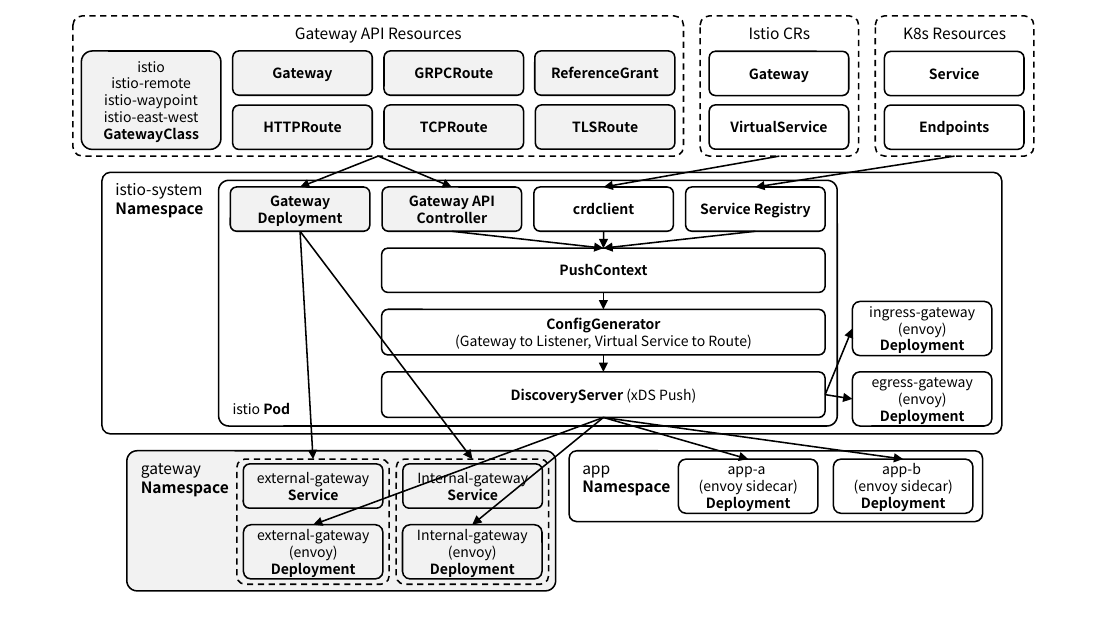
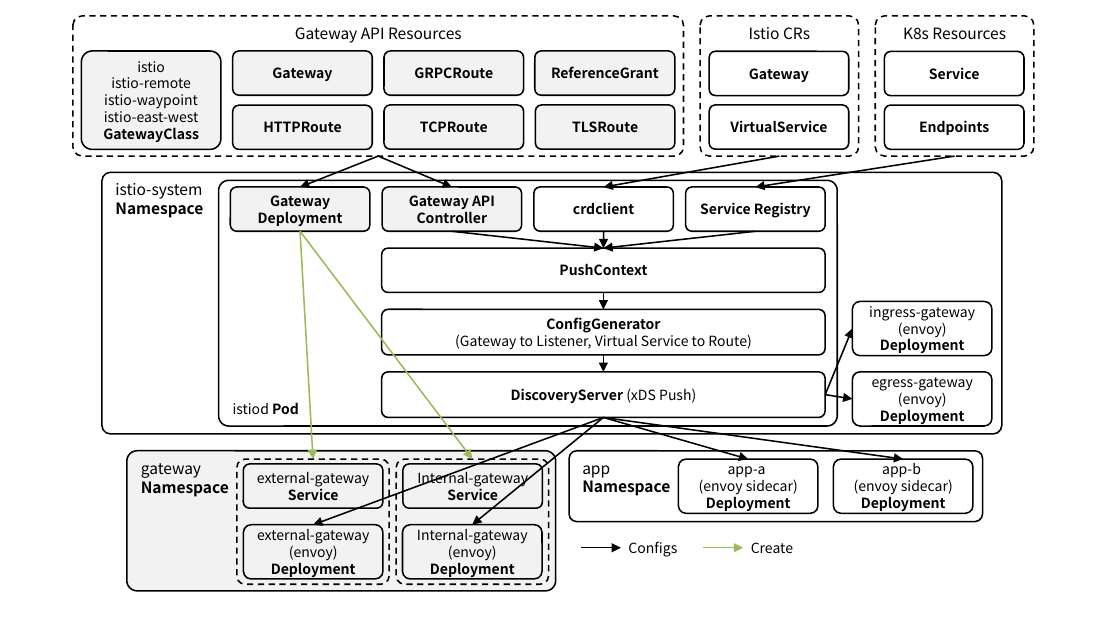
Before and after one commit to ssup2/blog-software, a slide deck: slide 1 of content/docs/theory-analysis/istio-gateway-api/images/images.pptx. Drawn at 1120x630 pixels with LibreOffice and Linux fonts; fonts in the diff are those of the drawing. Boxes give left, top, right and bottom in pixels: in the first picture for what was removed or moved away, otherwise in the second. Text is boxed around its words. In the diff, an @@ line names an element or a change of style, - is before the commit and + after.

Commit message:
Restructure Istio Gateway API post and add ingress gateway attach case
- Remove remote gateway registration and Ambient Mode Waypoint sections
- Rename 1.2 to Ingress Gateway 구성 (deployment via Gateway CR / using
  an existing ingress gateway) and split 1.3 into Gateway CR attach and
  existing ingress gateway attach cases, renamed to Gateway Traffic 제어
- Add measured gateway-ingress Gateway, server-ingress HTTPRoute and
  config conversion checks with reproduction manifests
- Place new figures per section and update Figure 1/2 descriptions

```diff
--- a/content/docs/theory-analysis/istio-gateway-api/images/images.pptx
+++ b/content/docs/theory-analysis/istio-gateway-api/images/images.pptx
@@ arrow (300, 232) - (312, 459): stroke #000000 1 pt to #9BBB59 1 pt @@
@@ arrow (300, 232) - (473, 459): stroke #000000 1 pt to #9BBB59 1 pt @@
@@ text in rounded rectangle at bbox=[233, 402, 299, 414]: text changed @@
-istio Pod
+istiod Pod
@@ arrow added from (581, 548) to (620, 548), #000000 1 pt @@
@@ text added at bbox=[628, 541, 677, 557], 9 pt, text #000000 @@
+Configs
@@ arrow added from (703, 548) to (744, 548), #9BBB59 1 pt @@
@@ text added at bbox=[751, 542, 793, 553], 9 pt, text #000000 @@
+Create
```
Also in this commit, not shown: 10 slides added, 13 other files.
